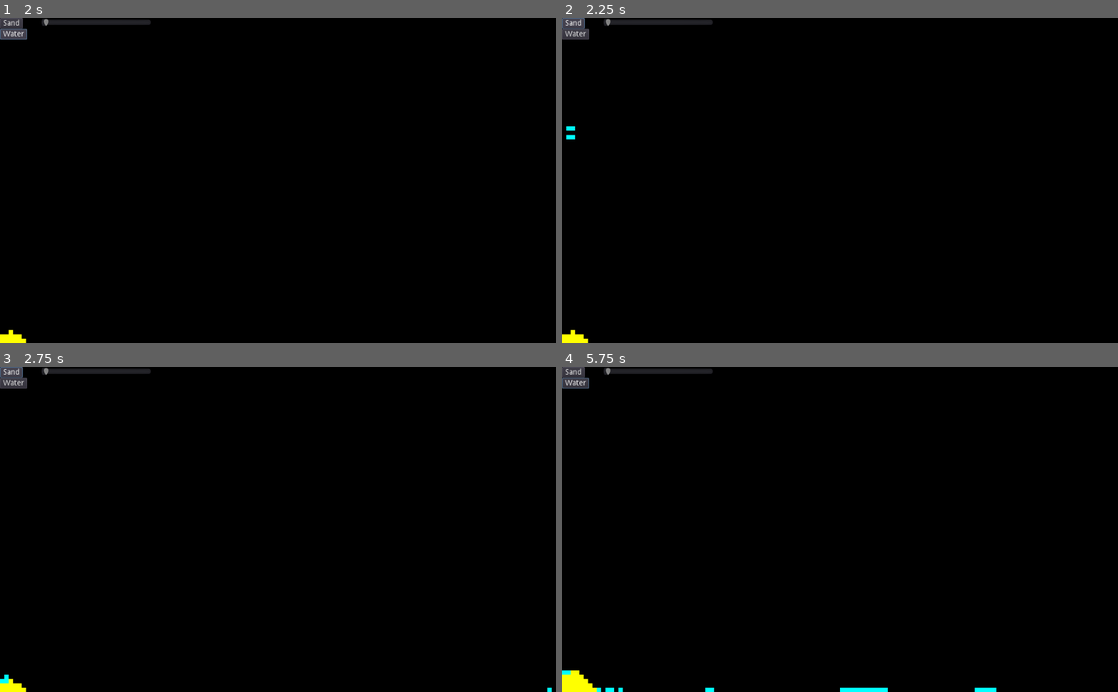
Above: before the commit, frames 1-4 (two rows, left to right).
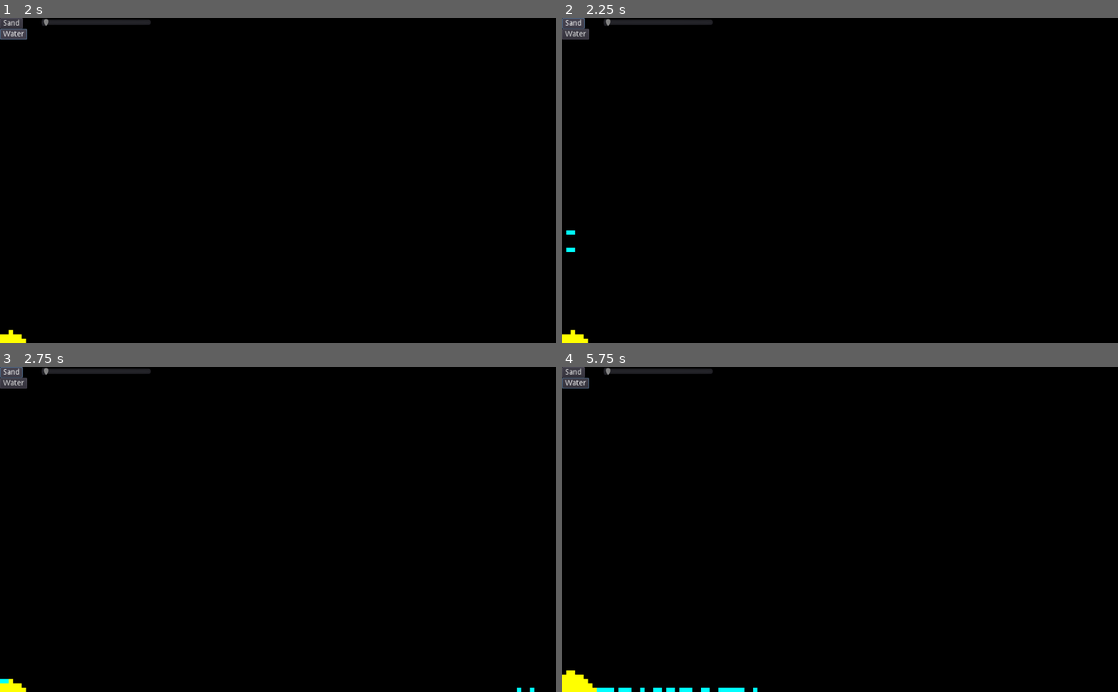
Above: after the commit, the same moments.

Repository: jhonnystene/sandbox
Game: Godot game, scene res://Sandbox.tscn
Two runs of this game, one before a commit and one after it. Both use one fixed random seed, a clock stepped at 60 frames per second and the inputs below.
Inputs (mouse positions are in pixels of both pictures, inside the frame that each line leads up to):
- Up to frame 1 (2 s): click "Sand" at 0.5 s; click "Water" at 1.25 s
- Up to frame 2 (2.25 s): click "Sand" at 2 s
- Up to frame 3 (2.75 s): no input
- Up to frame 4 (5.75 s): click "Water" at 2.75 s; click "Sand" at 3.5 s; click "Water" at 4.25 s; move the mouse to (962, 513) at 5.02 s; click (962, 513) at 5.17 s

Frame 1 is identical in both runs. In frame 2, 0.1% of the frame differs, in the area x 0-3%, y 33-73%; in frame 3, less than 0.1%; in frame 4, 0.5%, in the area x 0-79%, y 93-100%.

Commit message:
Take set physics_passes variable into account

Diff:
--- a/Sandbox.gd
+++ b/Sandbox.gd
@@ -9,7 +9,7 @@
 var SandboxWorldHeight
 
 const TYPE_AIR = {"behavior": 0, "color": Color(0, 0, 0), "density": 0}
-const TYPE_SAND = {"behavior": 1, "color": Color(188, 217, 0), "density": 3, "physics_passes": 1, "physics_material": "powder"}
+const TYPE_SAND = {"behavior": 1, "color": Color(188, 217, 0), "density": 3, "physics_passes": 2, "physics_material": "powder"}
 const TYPE_WATER = {"behavior": 2, "color": Color(0, 112, 217), "density": 1, "physics_passes": 4, "physics_material": "liquid", "viscosity": 70, "flow_direction": -1}
 
 var Selected = TYPE_SAND
@@ -99,7 +99,7 @@
 			elif(IsGroup(pixel, "powder")): # Powders
 				var cx = x
 				var cy = y
-				for i in range(0, 2):
+				for i in range(0, pixel["physics_passes"]):
 					if(IsPixelSwappable(cx, cy, cx, cy + 1)):
 						SwapPixels(cx, cy, cx, cy + 1)
 						cy += 1
@@ -117,7 +117,7 @@
 				var cx = x
 				var cy = y
 				var flow_direction = pixel["flow_direction"]
-				for i in range(0, 2):
+				for i in range(0, pixel["physics_passes"]):
 					if(IsPixelSwappable(cx, cy, cx, cy + 1)):
 						SwapPixels(cx, cy, cx, cy + 1)
 						cy += 1
